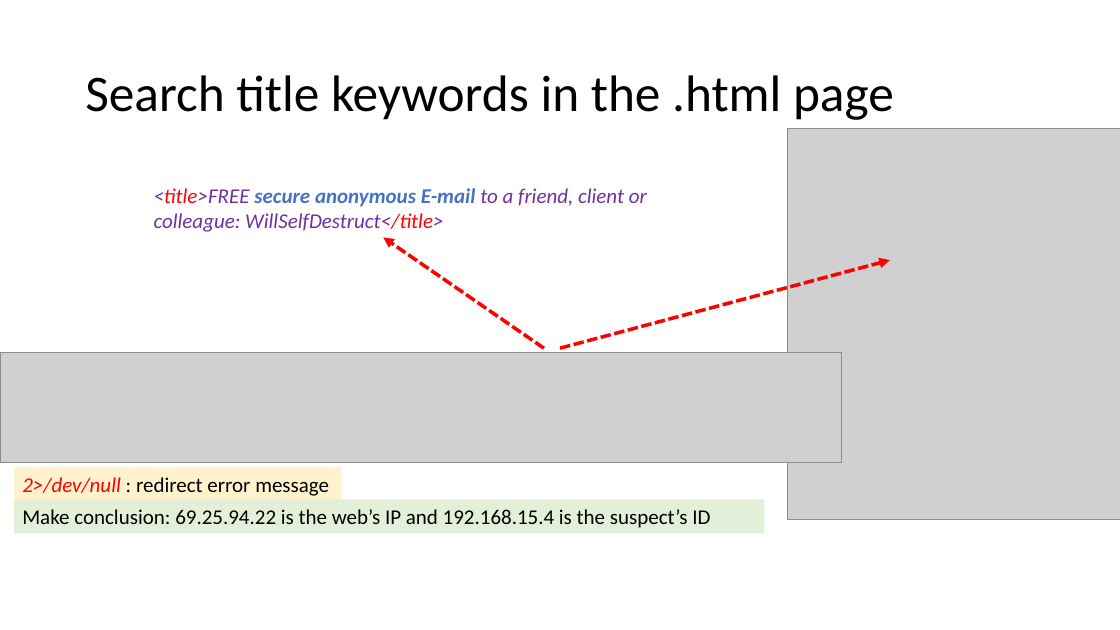
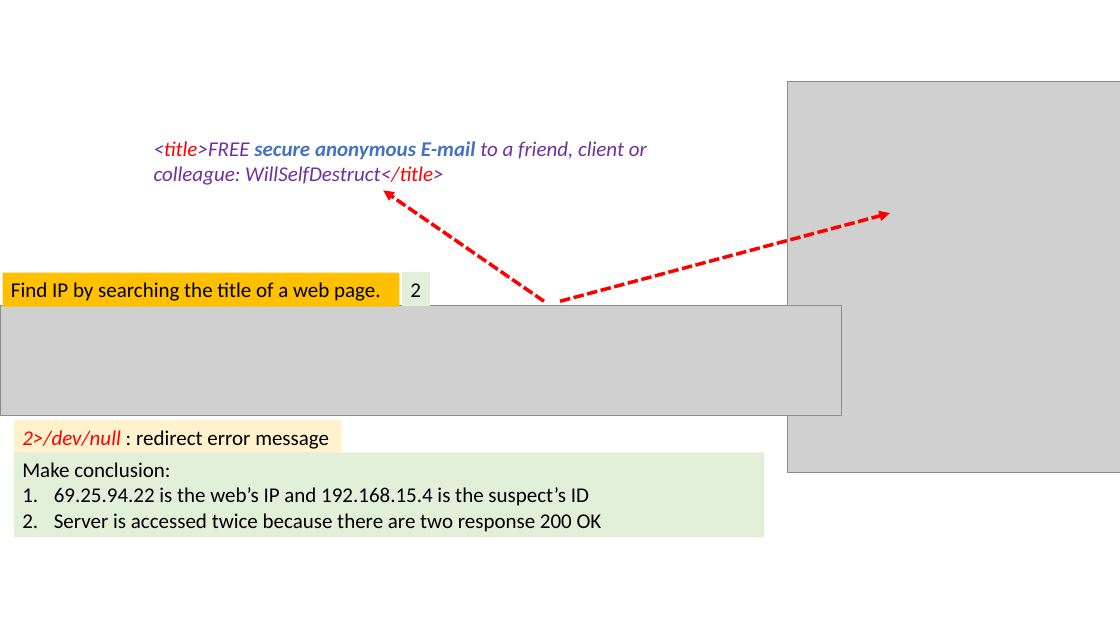
Before and after one commit to frankwxu/digital-forensics-lab, a slide deck: slide 17 of Email_Harassment/2_Investigate_Harassment_Email_TShark.pptx (slide 16 before the commit). Drawn at 1120x630 pixels with LibreOffice and Linux fonts; fonts in the diff are those of the drawing; grey boxes stand for pictures; background and template pictures are left out. Boxes give left, top, right and bottom in pixels: in the first picture for what was removed or moved away, otherwise in the second. Text is boxed around its words. In the diff, an @@ line names an element or a change of style, - is before the commit and + after.

```diff
--- a/Email_Harassment/2_Investigate_Harassment_Email_TShark.pptx
+++ b/Email_Harassment/2_Investigate_Harassment_Email_TShark.pptx
@@ title removed at (x1=85, y1=75, x2=894, y2=120) @@
-Search title keywords in the .html page
@@ 2 pictures, 2 arrows, 1 text, 1 rectangle moved together from (x1=0, y1=129, x2=1120, y2=519) to (x1=0, y1=82, x2=1120, y2=472) @@
@@ rectangle added at (x1=3, y1=273, x2=399, y2=307), fill #FFC000, 18 pt, text #000000 @@
+Find IP by searching the title of a web page.
@@ rectangle added at (x1=402, y1=272, x2=430, y2=306), fill #E2F0D9, 18 pt, text #000000 @@
+2
@@ rectangle "Make conclusion:" resized from (x1=14, y1=500, x2=765, y2=534) to (x1=14, y1=453, x2=765, y2=538) @@
@@ text in rectangle at (x1=22, y1=462, x2=602, y2=532): text changed @@
-Make conclusion: 69.25.94.22 is the web’s IP and 192.168.15.4 is the suspect’s ID
+Make conclusion:
+1. 69.25.94.22 is the web’s IP and 192.168.15.4 is the suspect’s ID
+2. Server is accessed twice because there are two response 200 OK
```
Also in this commit, not shown: 10 other slides changed, 6 slides added, 4 slides removed, 4 other files.
